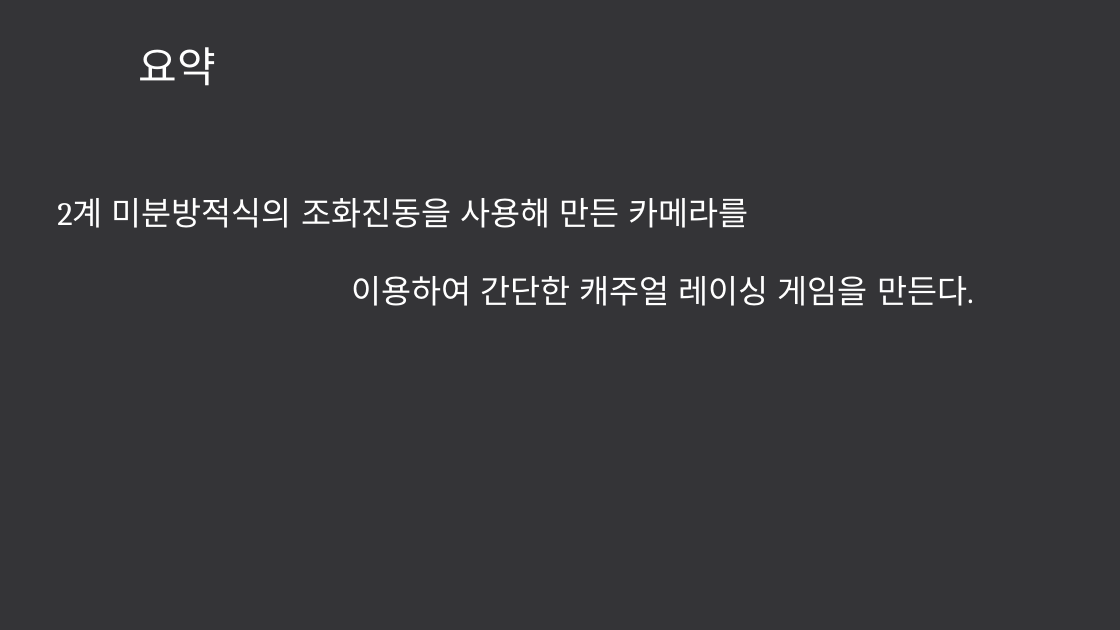
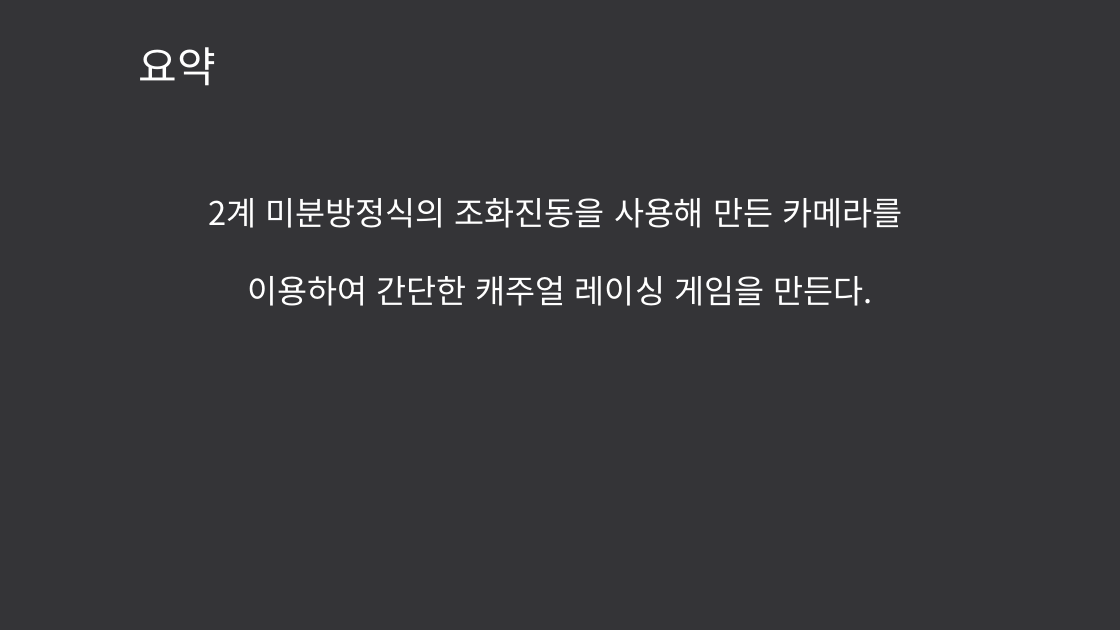
Before and after one commit to LEGO0937/Our_Project, a slide deck: slide 3 of 기획단계/졸작 제안서_α.pptx. Drawn at 1120x630 pixels with LibreOffice and Linux fonts; fonts in the diff are those of the drawing. Boxes give left, top, right and bottom in pixels: in the first picture for what was removed or moved away, otherwise in the second. Text is boxed around its words. In the diff, an @@ line names an element or a change of style, - is before the commit and + after.

```diff
--- a/기획단계/졸작 제안서_α.pptx
+++ b/기획단계/졸작 제안서_α.pptx
@@ text at bbox=[208, 198, 902, 228]: text changed; font Cambria to Noto Sans CJK KR @@
-2계 미분방적식의 조화진동을 사용해 만든 카메라를
+2계 미분방정식의 조화진동을 사용해 만든 카메라를
@@ text at bbox=[248, 276, 872, 306]: font Cambria to Noto Sans CJK KR in "이용하여 간단한 캐주얼 레이싱 게임을 만든다."; alignment left to centre @@
```
Also in this commit, not shown: 11 other slides changed, 1 slide added, 1 slide removed.
